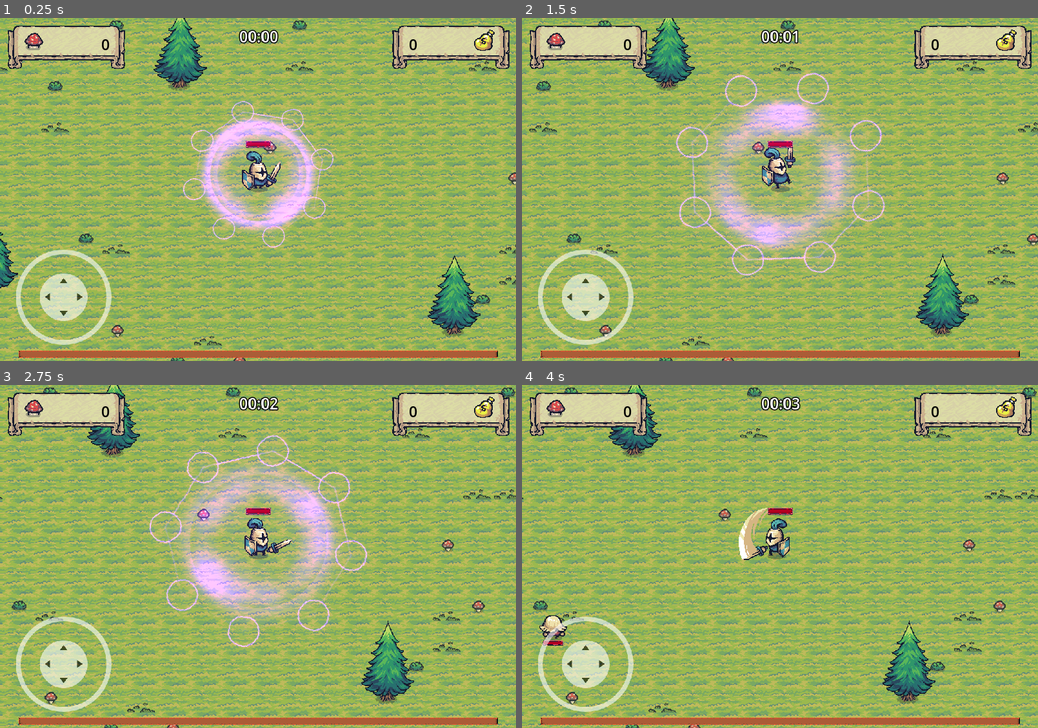
Above: before the commit, frames 1-4 (two rows, left to right).
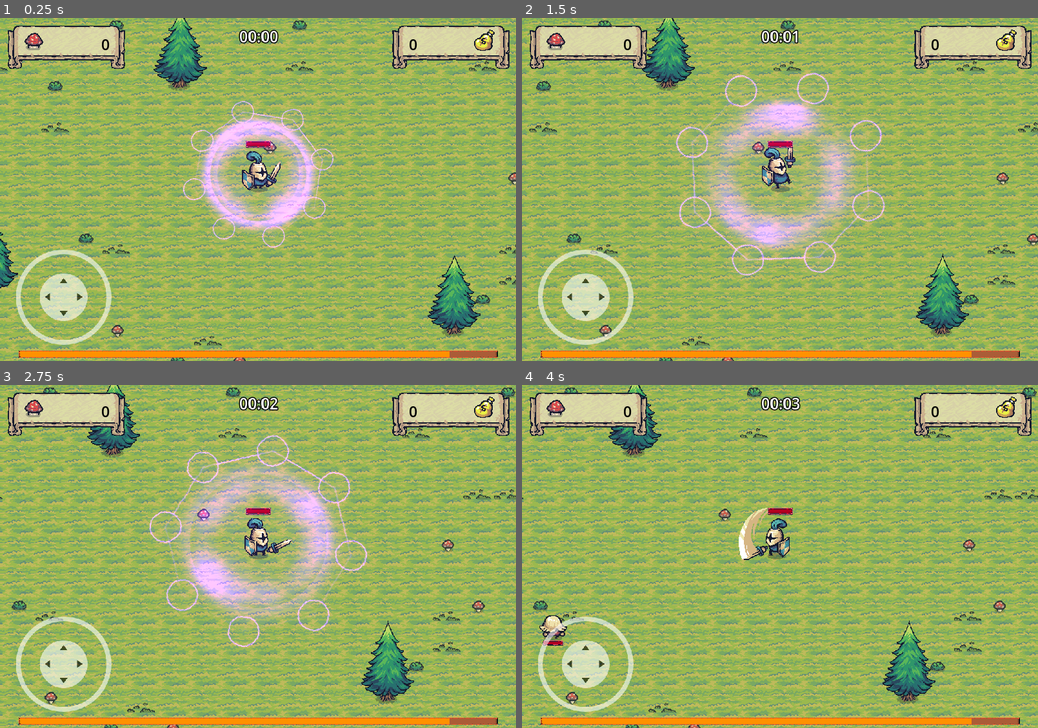
Above: after the commit, the same moments.

Repository: bluejynz/survivallike-godot
Game: Godot game, scene res://scenes/main_scene.tscn
Same seed, same stepped clock (60 frames per second), same inputs: the game is played once before the commit and once after it. Sound files missing from this copy of the repository are replaced by a short silence.
Inputs (mouse positions are in pixels of both pictures, inside the frame that each line leads up to):
- Up to frame 1 (0.25 s): no input
- Up to frame 2 (1.5 s): tap Enter (return) at 0.5 s; move the mouse to (893, 172) at 0.52 s; hold D (move_right) 0.53-1.25 s; hold Enter (return) 0.53-1.25 s; click (893, 172) at 0.67 s; drag from (676, 206) to (780, 175) at 1.27 s
- Up to frame 3 (2.75 s): move the mouse to (309, 481) at 2.02 s; hold D (move_right) from 2.03 s (still down); hold Enter (return) from 2.03 s (still down); click (309, 481) at 2.17 s
- Up to frame 4 (4 s): release D (move_right) at 2.75 s; release Enter (return) at 2.75 s; drag from (754, 625) to (780, 539) at 2.77 s; move the mouse to (934, 607) at 3.52 s; hold A (move_left) from 3.53 s (still down); hold Enter (return) from 3.53 s (still down); click (934, 607) at 3.6 s

The runs differ from the first frame. In frame 1, 1.4% of the frame differs, in the area x 3-88%, y 97-99%; in frame 2, 1.4%; in frame 3, 1.4%; in frame 4, 1.4%.

Commit message:
feat: upgrading stats

Diff:
--- a/entities/animals/behaviors/run_from_player.gd
+++ b/entities/animals/behaviors/run_from_player.gd
@@ -17,6 +17,8 @@
 	set_deferred("monitoring", true)
 
 func _process(delta: float) -> void:
+	if GameManager.is_game_over or GameManager.is_game_paused: return
+
 	detection_area.body_entered.connect(detect_player)
 	detection_area.body_exited.connect(stop_running)
 
@@ -24,6 +26,8 @@
 	update_stop_running_cooldown(delta)
 
 func _physics_process(delta: float) -> void:
+	if GameManager.is_game_over or GameManager.is_game_paused: return
+
 	if is_running:
 		var difference = GameManager.player_position - enemy.position
 		var input_vector = -difference.normalized()
--- a/entities/enemies/behaviors/follow_player.gd
+++ b/entities/enemies/behaviors/follow_player.gd
@@ -10,7 +10,7 @@
 	sprite = enemy.get_node("AnimatedSprite2D")
 
 func _physics_process(delta: float) -> void:
-	if GameManager.is_game_over: return
+	if GameManager.is_game_over or GameManager.is_game_paused: return
 
 	var difference = GameManager.player_position - enemy.position
 	var input_vector = difference.normalized()
--- a/entities/enemies/enemy.gd
+++ b/entities/enemies/enemy.gd
@@ -29,6 +29,8 @@
 	health_bar.max_value = health
 
 func _process(delta):
+	if GameManager.is_game_paused: return
+
 	health_bar.value = health
 
 func damage(amount: int) -> void:
--- a/game_manager.gd
+++ b/game_manager.gd
@@ -16,6 +16,7 @@
 var elapsed_time_text: String
 var monsters_slayed: int = 0
 
+var is_game_paused: bool = false
 var is_game_over: bool = false
 
 func _ready():
@@ -23,6 +24,7 @@
 	config_mobile()
 
 func _process(delta):
+	if is_game_paused: return
 	elapsed_time += delta
 	var elapsed_time_in_seconds: int = floori(GameManager.elapsed_time)
 	var seconds: int = elapsed_time_in_seconds % 60
@@ -52,3 +54,6 @@
 		ProjectSettings.set_setting("input_devices/pointing/emulate_mouse_from_touch", false)
 		# next line deletes joystick when playing on device that's not mobile
 		#joystick.queue_free()
+
+func toggle_pause():
+	is_game_paused = not is_game_paused
--- a/misc/ritual.gd
+++ b/misc/ritual.gd
@@ -5,6 +5,8 @@
 @export var damage_amount: int = 1
 
 func deal_damage() -> void:
+	if GameManager.is_game_paused: return
+
 	var bodies = area.get_overlapping_bodies()
 	for body in bodies:
 		if body.is_in_group("enemies"):
--- a/player/player.gd
+++ b/player/player.gd
@@ -37,6 +37,10 @@
 var was_running: bool = false
 var is_attacking: bool = false
 
+var max_sword_damage: int = 10
+var max_ritual_damage: int = 2
+var min_ritual_interval: int = 8
+
 var damage_digit_prefab: PackedScene
 var level_up_display_prefab: PackedScene
 
@@ -48,6 +52,8 @@
 	death_sound.connect("finished", Callable(self, "_on_death_audio_finished"))
 
 func _process(delta: float) -> void:
+	if GameManager.is_game_paused: return
+
 	GameManager.player_position = position
 	read_input()
 
@@ -66,6 +72,8 @@
 	health_bar.value = health
 
 func _physics_process(delta: float) -> void:
+	if GameManager.is_game_paused: return
+
 	var target_velocity = input_vector * speed * 100
 	if is_attacking:
 		target_velocity *= .25
@@ -198,3 +206,28 @@
 
 func _on_death_audio_finished():
 	queue_free()
+
+func upgrade_max_health(amount: int):
+	max_health += amount
+
+func upgrade_sword_damage(amount: int):
+	sword_damage += amount
+
+func is_sword_damage_caps() -> bool:
+	if sword_damage >= max_sword_damage: return true
+	else: return false
+
+#unnused
+func upgrade_ritual_damage(amount: int):
+	ritual_damage += amount
+
+func is_ritual_damage_caps() -> bool:
+	if ritual_damage >= max_ritual_damage: return true
+	else: return false
+
+func reduce_ritual_interval(amount: int):
+	ritual_interval -= amount
+
+func is_ritual_interval_caps() -> bool:
+	if ritual_interval <= min_ritual_interval: return true
+	else: return false
--- a/scenes/main_scene.gd
+++ b/scenes/main_scene.gd
@@ -2,9 +2,15 @@
 
 @export var game_ui: CanvasLayer
 @export var game_over_ui_template: PackedScene
+@export var level_up_ui_template: PackedScene
 
 func _ready():
 	GameManager.game_over.connect(trigger_game_over)
+	GameManager.level_up.connect(trigger_level_up)
+
+func trigger_level_up():
+	var level_up_ui: LevelUpUI = level_up_ui_template.instantiate()
+	add_child(level_up_ui)
 
 func trigger_game_over():
 	if game_ui:
--- a/scenes/main_scene.tscn
+++ b/scenes/main_scene.tscn
@@ -13,6 +13,7 @@
 [ext_resource type="PackedScene" uid="uid://dr3qj1p6e3mhm" path="res://misc/ritual.tscn" id="6_pjjix"]
 [ext_resource type="Script" path="res://systems/difficulty_system.gd" id="10_7rtxp"]
 [ext_resource type="Script" path="res://scenes/AudioStreamPlayer.gd" id="13_fxw4l"]
+[ext_resource type="PackedScene" uid="uid://c36icesh2e6pk" path="res://ui/level_up_ui.tscn" id="14_ak4tt"]
 
 [sub_resource type="TileSetAtlasSource" id="TileSetAtlasSource_epcq5"]
 texture = ExtResource("1_gwd85")
@@ -85,6 +86,7 @@
 script = ExtResource("1_s14m8")
 game_ui = NodePath("GameUI")
 game_over_ui_template = ExtResource("2_0n6a7")
+level_up_ui_template = ExtResource("14_ak4tt")
 
 [node name="TileMap" type="TileMap" parent="."]
 y_sort_enabled = true
--- a/ui/game_ui.tscn
+++ b/ui/game_ui.tscn
@@ -55,7 +55,7 @@
 offset_right = 23.0
 offset_bottom = 39.0
 grow_horizontal = 2
-text = "02:35"
+text = "00:00"
 label_settings = SubResource("LabelSettings_2ush4")
 horizontal_alignment = 1
 vertical_alignment = 1
--- /dev/null
+++ b/ui/level_up_ui.gd
@@ -0,0 +1,57 @@
+class_name LevelUpUI
+extends CanvasLayer
+
+@onready var panels: Array[Panel] = [
+		$Panel/ItemList/Panel1,
+		$Panel/ItemList/Panel2,
+		$Panel/ItemList/Panel3
+	]
+
+func _ready():
+	GameManager.toggle_pause()
+	update_labels()
+
+func _process(delta):
+	if GameManager.is_game_over: dispose_menu()
+
+func update_labels():
+	for panel in panels:
+		var label = panel.get_child(0)
+		match panel.name:
+			"Panel1":
+				if GameManager.player.is_sword_damage_caps():
+					label.text = "Sword Damage (Max)"
+				else:
+					label.text = "Sword Damage +1 (%d)" % [GameManager.player.sword_damage+1]
+			"Panel2":
+				label.text = "Max Health +2 (%d)" % [GameManager.player.max_health+2]
+			"Panel3":
+				if GameManager.player.is_sword_damage_caps():
+					label.text = "Ritual Cooldown (Max)"
+				else:
+					label.text = "Ritual Cooldown -1s (%ds)" % [GameManager.player.ritual_interval-2]
+
+func _input(event):
+	if event is InputEventMouseButton:
+		if event.button_index == 1 and event.pressed:
+			for panel in panels:
+				var rect = Rect2(panel.get_global_rect().position, panel.size)
+				if rect.has_point(event.global_position):
+					select_option(panel)
+
+func select_option(panel: Panel):
+	match panel.name:
+		"Panel1":
+			if GameManager.player.is_sword_damage_caps(): return
+			else: GameManager.player.upgrade_sword_damage(1)
+		"Panel2":
+			GameManager.player.upgrade_max_health(2)
+		"Panel3":
+			if GameManager.player.is_ritual_interval_caps(): return
+			else: GameManager.player.reduce_ritual_interval(1)
+
+	dispose_menu()
+
+func dispose_menu():
+	GameManager.toggle_pause()
+	queue_free()
--- /dev/null
+++ b/ui/level_up_ui.tscn
@@ -0,0 +1,228 @@
+[gd_scene load_steps=12 format=3 uid="uid://c36icesh2e6pk"]
+
+[ext_resource type="Texture2D" uid="uid://dlo2qvp5uux23" path="res://addons/Tiny Swords (Update 010)/UI/Banners/Carved_9Slides.png" id="1_6dx2h"]
+[ext_resource type="Script" path="res://ui/level_up_ui.gd" id="1_11514"]
+[ext_resource type="Texture2D" uid="uid://b3lljr3g5e52a" path="res://addons/Tiny Swords (Update 010)/UI/Buttons/Button_Blue.png" id="2_em7pl"]
+
+[sub_resource type="StyleBoxTexture" id="StyleBoxTexture_rsl0u"]
+texture = ExtResource("1_6dx2h")
+texture_margin_left = 32.0
+texture_margin_top = 32.0
+texture_margin_right = 32.0
+texture_margin_bottom = 32.0
+axis_stretch_horizontal = 2
+axis_stretch_vertical = 2
+
+[sub_resource type="SystemFont" id="SystemFont_3eke4"]
+font_names = PackedStringArray("Consolas")
+font_weight = 999
+subpixel_positioning = 0
+
+[sub_resource type="LabelSettings" id="LabelSettings_qvncc"]
+font = SubResource("SystemFont_3eke4")
+font_size = 24
+font_color = Color(0, 0, 0, 1)
+
+[sub_resource type="SystemFont" id="SystemFont_lj2sv"]
+font_names = PackedStringArray("Consolas")
+font_weight = 999
+subpixel_positioning = 0
+
+[sub_resource type="LabelSettings" id="LabelSettings_1waje"]
+font = SubResource("SystemFont_lj2sv")
+font_size = 48
+outline_size = 10
+outline_color = Color(0, 0, 0, 1)
+
+[sub_resource type="StyleBoxTexture" id="StyleBoxTexture_3wgn1"]
+texture = ExtResource("2_em7pl")
+texture_margin_left = 24.0
+texture_margin_top = 16.0
+texture_margin_right = 24.0
+texture_margin_bottom = 28.0
+axis_stretch_horizontal = 2
+axis_stretch_vertical = 2
+region_rect = Rect2(4, 0, 56, 60)
+
+[sub_resource type="SystemFont" id="SystemFont_bdl7b"]
+subpixel_positioning = 0
+
+[sub_resource type="LabelSettings" id="LabelSettings_ktjjm"]
+font = SubResource("SystemFont_bdl7b")
+font_size = 24
+font_color = Color(0, 0, 0, 1)
+
+[node name="LevelUpUI" type="CanvasLayer"]
+script = ExtResource("1_11514")
+
+[node name="ColorRect" type="ColorRect" parent="."]
+anchors_preset = 8
+anchor_left = 0.5
+anchor_top = 0.5
+anchor_right = 0.5
+anchor_bottom = 0.5
+offset_left = -382.0
+offset_top = -176.0
+offset_right = 382.0
+offset_bottom = 248.0
+grow_horizontal = 2
+grow_vertical = 2
+color = Color(0, 0, 0, 0.235294)
+
+[node name="Panel" type="Panel" parent="."]
+top_level = true
+anchors_preset = 8
+anchor_left = 0.5
+anchor_top = 0.5
+anchor_right = 0.5
+anchor_bottom = 0.5
+offset_left = -382.0
+offset_top = -176.0
+offset_right = 382.0
+offset_bottom = 248.0
+grow_horizontal = 2
+grow_vertical = 2
+theme_override_styles/panel = SubResource("StyleBoxTexture_rsl0u")
+
+[node name="Label" type="Label" parent="Panel"]
+layout_mode = 1
+anchors_preset = 8
+anchor_left = 0.5
+anchor_top = 0.5
+anchor_right = 0.5
+anchor_bottom = 0.5
+offset_left = -110.5
+offset_top = -123.0
+offset_right = 110.5
+offset_bottom = -98.0
+grow_horizontal = 2
+grow_vertical = 2
+text = "Select an upgrade"
+label_settings = SubResource("LabelSettings_qvncc")
+
+[node name="Title" type="Label" parent="Panel"]
+layout_mode = 1
+anchors_preset = 8
+anchor_left = 0.5
+anchor_top = 0.5
+anchor_right = 0.5
+anchor_bottom = 0.5
+offset_left = -117.0
+offset_top = -185.0
+offset_right = 117.0
+offset_bottom = -136.0
+grow_horizontal = 2
+grow_vertical = 2
+text = "Level Up!"
+label_settings = SubResource("LabelSettings_1waje")
+
+[node name="ItemList" type="ItemList" parent="Panel"]
+self_modulate = Color(1, 1, 1, 0)
+layout_mode = 1
+anchors_preset = 8
+anchor_left = 0.5
+anchor_top = 0.5
+anchor_right = 0.5
+anchor_bottom = 0.5
+offset_left = -346.0
+offset_top = -70.0
+offset_right = 346.0
+offset_bottom = 178.0
+grow_horizontal = 2
+grow_vertical = 2
+
+[node name="Panel1" type="Panel" parent="Panel/ItemList"]
+layout_mode = 0
+offset_right = 195.0
+offset_bottom = 247.0
+mouse_default_cursor_shape = 2
+theme_override_styles/panel = SubResource("StyleBoxTexture_3wgn1")
+
+[node name="Label1" type="Label" parent="Panel/ItemList/Panel1"]
+layout_mode = 1
+anchors_preset = 8
+anchor_left = 0.5
+anchor_top = 0.5
+anchor_right = 0.5
+anchor_bottom = 0.5
+offset_left = -74.5
+offset_top = -104.5
+offset_right = 75.5
+offset_bottom = 93.5
+grow_horizontal = 2
+grow_vertical = 2
+text = "Sword Damage +1"
+label_settings = SubResource("LabelSettings_ktjjm")
+horizontal_alignment = 1
+vertical_alignment = 1
+autowrap_mode = 3
+
+[node name="Panel2" type="Panel" parent="Panel/ItemList"]
+layout_mode = 1
+anchors_preset = 8
+anchor_left = 0.5
+anchor_top = 0.5
+anchor_right = 0.5
+anchor_bottom = 0.5
+offset_left = -97.5
+offset_top = -123.5
+offset_right = 97.5
+offset_bottom = 123.5
+grow_horizontal = 2
+grow_vertical = 2
+mouse_default_cursor_shape = 2
+theme_override_styles/panel = SubResource("StyleBoxTexture_3wgn1")
+
+[node name="Label2" type="Label" parent="Panel/ItemList/Panel2"]
+layout_mode = 1
+anchors_preset = 8
+anchor_left = 0.5
+anchor_top = 0.5
+anchor_right = 0.5
+anchor_bottom = 0.5
+offset_left = -74.5
+offset_top = -104.5
+offset_right = 75.5
+offset_bottom = 93.5
+grow_horizontal = 2
+grow_vertical = 2
+text = "Max Health +2"
+label_settings = SubResource("LabelSettings_ktjjm")
+horizontal_alignment = 1
+vertical_alignment = 1
+autowrap_mode = 3
+
+[node name="Panel3" type="Panel" parent="Panel/ItemList"]
+layout_mode = 1
+anchors_preset = 8
+anchor_left = 0.5
+anchor_top = 0.5
+anchor_right = 0.5
+anchor_bottom = 0.5
+offset_left = 149.0
+offset_top = -123.5
+offset_right = 344.0
+offset_bottom = 123.5
+grow_horizontal = 2
+grow_vertical = 2
+mouse_default_cursor_shape = 2
+theme_override_styles/panel = SubResource("StyleBoxTexture_3wgn1")
+
+[node name="Label3" type="Label" parent="Panel/ItemList/Panel3"]
+layout_mode = 1
+anchors_preset = 8
+anchor_left = 0.5
+anchor_top = 0.5
+anchor_right = 0.5
+anchor_bottom = 0.5
+offset_left = -74.5
+offset_top = -104.5
+offset_right = 75.5
+offset_bottom = 93.5
+grow_horizontal = 2
+grow_vertical = 2
+text = "Magic Cooldown -2s"
+label_settings = SubResource("LabelSettings_ktjjm")
+horizontal_alignment = 1
+vertical_alignment = 1
+autowrap_mode = 3
--- a/ui/xp_bar.gd
+++ b/ui/xp_bar.gd
@@ -3,7 +3,7 @@
 
 @onready var progress_bar: ProgressBar = $ProgressBar
 var max_xp: int = 100
-var current_xp: int = 0
+var current_xp: int = 90
 
 func _ready():
 	progress_bar.max_value = max_xp
@@ -19,4 +19,5 @@
 	if current_xp >= max_xp:
 		current_xp = 0
 		GameManager.player.level += 1
+		max_xp += 20
 		GameManager.level_up.emit()
Not shown: 1 places in scenes/main_scene.tscn that only renumber resources
Not shown, changed: readme.md
